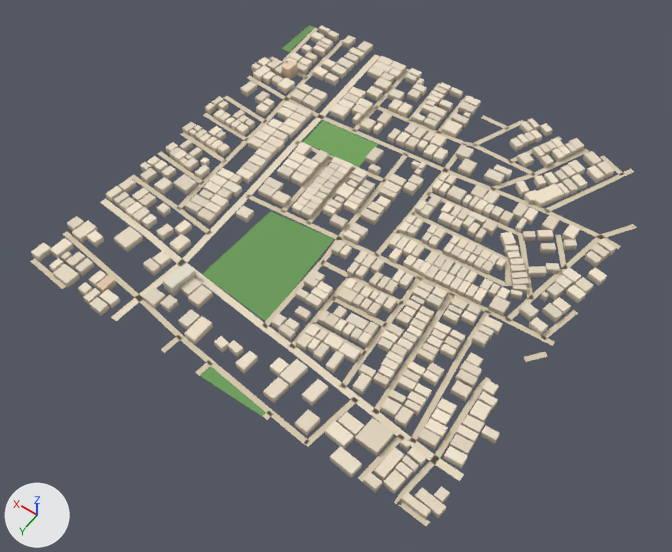
The glTF model public/assets/bengaluru-region-v1/tiles/t-16_-14-l1.glb, before and after one commit.
One viewpoint serves both versions: a 50 mm camera at (-8125.0, -6186.0, 771.0) aimed at (-7760.0, -6696.0, -30.0). The lights are fixed; the arrows at lower left show +X, +Y and +Z. The older version comes first. Vertices at exactly the same position are counted once.

Objects in the first picture: 'building', 'ground'.
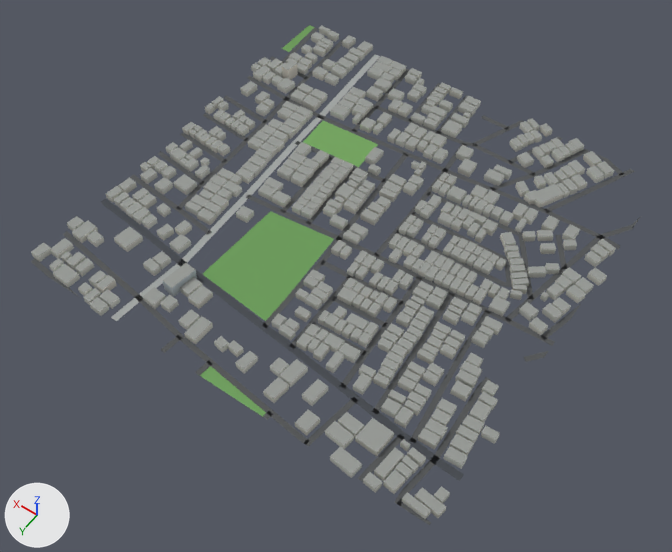
Patch to the scene script:
```diff
--- a/public/assets/bengaluru-region-v1/tiles/t-16_-14-l1.glb.py
+++ b/public/assets/bengaluru-region-v1/tiles/t-16_-14-l1.glb.py
@@ me_building @@
 # used by ob_building; location = (-8000.0, -7000.0, 0.0)
-me_building.from_pydata(...)  # 4284 vertices, 5372 faces; spans x -7.0..505.0, y -7.0..504.0, z 0.0..18.0
+me_building.from_pydata(...)  # 4284 vertices, 6448 faces; spans x -7.0..505.0, y -7.0..504.0, z 0.0..18.0
+# me_building part 1: 5372 kept faces spanning x -7.0..505.0, y -7.0..504.0, z 0.0..18.0 get new vertex colours
 me_building.materials.append(mat_building)
@@ me_ground @@
 # used by ob_ground; location = (-8000.0, -7000.0, 0.0)
 # verts and faces of me_ground; kept vertices keep their numbers, new ones are numbered from 730
 # before: 221 (156.0, 492.0, 1.0) at pixel (291, 425), 222 (157.0, 498.0, 1.0) at pixel (286, 429), 223 (133.0, 495.0, 1.0) at pixel (309, 441), 224 (133.0, 501.0, 1.0) at pixel (305, 445)
 # before: 261 (304.0, 477.0, 1.0) at pixel (182, 338), 262 (310.0, 476.0, 1.0) at pixel (178, 334), 263 (307.0, 500.0, 1.0) at pixel (164, 353), 264 (313.0, 500.0, 1.0) at pixel (160, 349)
-me_ground.from_pydata(...)  # 730 vertices, 611 faces; spans x -3.0..500.0, y -3.0..503.0, z 1.0
+me_ground.from_pydata(...)  # 759 vertices, 640 faces; spans x 0.0..500.0, y 0.0..500.0, z 1.0
+# me_ground part 2
+# 4 vertices are removed from x -3.0..3.0, y 220.0..285.0, z 1.0
+# 7 faces are deleted
+# 6 vertices move from x 3.0..97.0, y 158.0..243.0, z 1.0 to x 0.0..96.0, y 158.0..232.0, z 1.0
+# 6 vertices are added at (0.0, 278.0, 1.0), (4.0, 282.0, 1.0), (0.0, 285.0, 1.0), (0.0, 288.0, 1.0), (0.0, 232.0, 1.0), (6.0, 230.0, 1.0)
+# 9 new faces join them
+# me_ground part 3
+# 27 vertices are removed from x -3.0..472.0, y -3.0..503.0, z 1.0
+# 58 faces are deleted
+# 6 vertices in x 408.0..464.0, y 213.0..463.0, z 1.0 move by (2.0, 0.0, 0.0)
+# 3 vertices in x 469.0..473.0, y 448.0..500.0, z 1.0 move by (5.0, -1.0, 0.0)
+# 23 vertices move from x 3.0..465.0, y -1.0..503.0, z 1.0 to x 0.0..466.0, y 0.0..500.0, z 1.0
+# 53 vertices are added at x 0.0..499.0, y 0.0..500.0, z 1.0
+# 84 new faces join them
+# me_ground part 4
+delete_vertices([224])  # with the faces that use them
+verts[762] = (141.0, 500.0, 1.0)  # pixel (299, 440)
+verts[763] = (133.0, 500.0, 1.0)  # pixel (305, 444)
+faces += [(221, 222, 762), (221, 762, 763), (221, 763, 223)]
+# me_ground part 5
+delete_faces([(261, 262, 264), (261, 264, 263)])
+faces += [(261, 262, 263), (262, 264, 263)]
+# me_ground part 6: 464 kept faces spanning x 0.0..500.0, y 0.0..500.0, z 1.0 get new vertex colours; the middle colour goes from beige #d7c9ae to dark grey #535556
 me_ground.materials.append(mat_ground)
```

Pixel boxes [x1, y1, x2, y2] of what changed, in the pictures (672 x 552 px; the box of a moved part takes in the faces that stretch with it):
'ground', reshaped
    before: [30, 25, 636, 526]
    after: [31, 25, 640, 525]
part 1 of me_building, recoloured (darker)
    both: [31, 25, 616, 519]
part 2 of me_ground, moved or reshaped
    before: [503, 229, 578, 362]
    after: [503, 229, 581, 362]
part 3 of me_ground, moved or reshaped
    before: [30, 40, 636, 526]
    after: [31, 40, 640, 525]
part 4 of me_ground, moved or reshaped
    before: [287, 426, 309, 445]
    after: [287, 426, 309, 444]
part 5 of me_ground, moved or reshaped
    before: [161, 336, 182, 353]
    after: [161, 335, 182, 353]
part 6 of me_ground, recoloured
    both: [31, 28, 634, 502]
